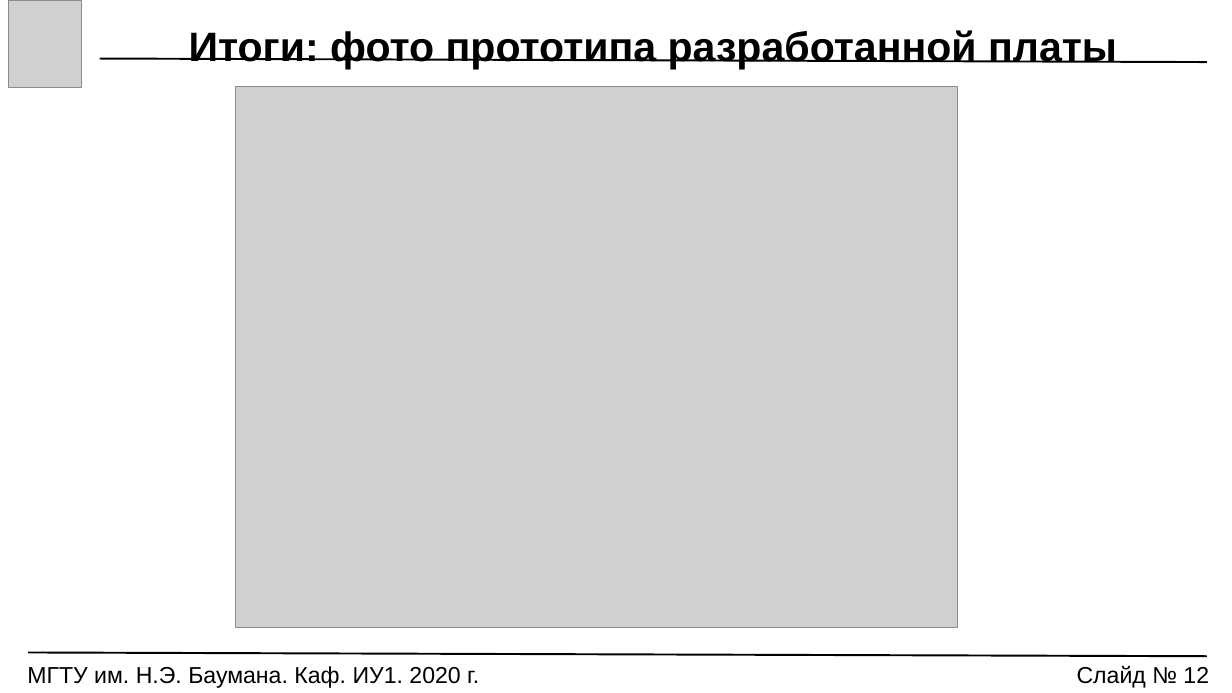
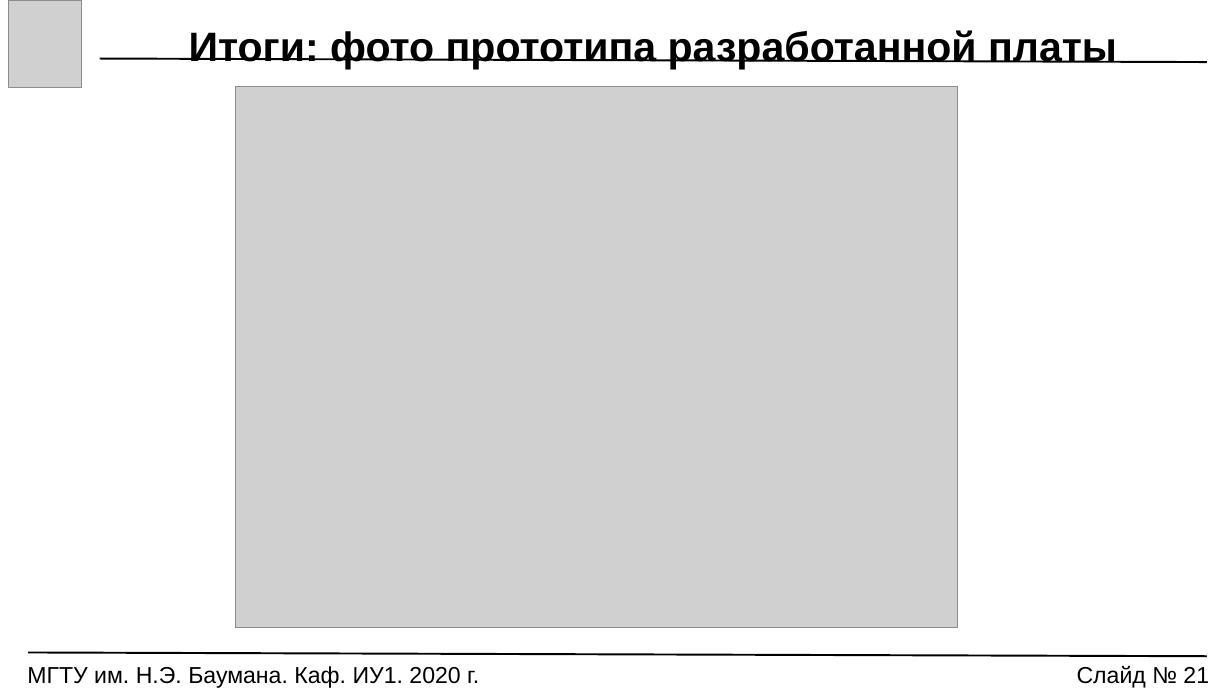
Before and after one commit to Markus85666/Graduation-Qualification-Work, a slide deck: slide 21 of РЕЧЬ_ПРЕЗЕНТАЦИЯ/VKR_Prezentatsia.pptx (slide 12 before the commit). Drawn at 1232x693 pixels with LibreOffice and Linux fonts; fonts in the diff are those of the drawing; grey boxes stand for pictures. Boxes give left, top, right and bottom in pixels: in the first picture for what was removed or moved away, otherwise in the second. Text is boxed around its words. In the diff, an @@ line names an element or a change of style, - is before the commit and + after.

```diff
--- a/РЕЧЬ_ПРЕЗЕНТАЦИЯ/VKR_Prezentatsia.pptx
+++ b/РЕЧЬ_ПРЕЗЕНТАЦИЯ/VKR_Prezentatsia.pptx
@@ text at box(1077, 666, 1209, 688): text changed @@
-Слайд № 12
+Слайд № 21
```
Also in this commit, not shown: 12 other slides changed, 9 slides added, 16 other files.
